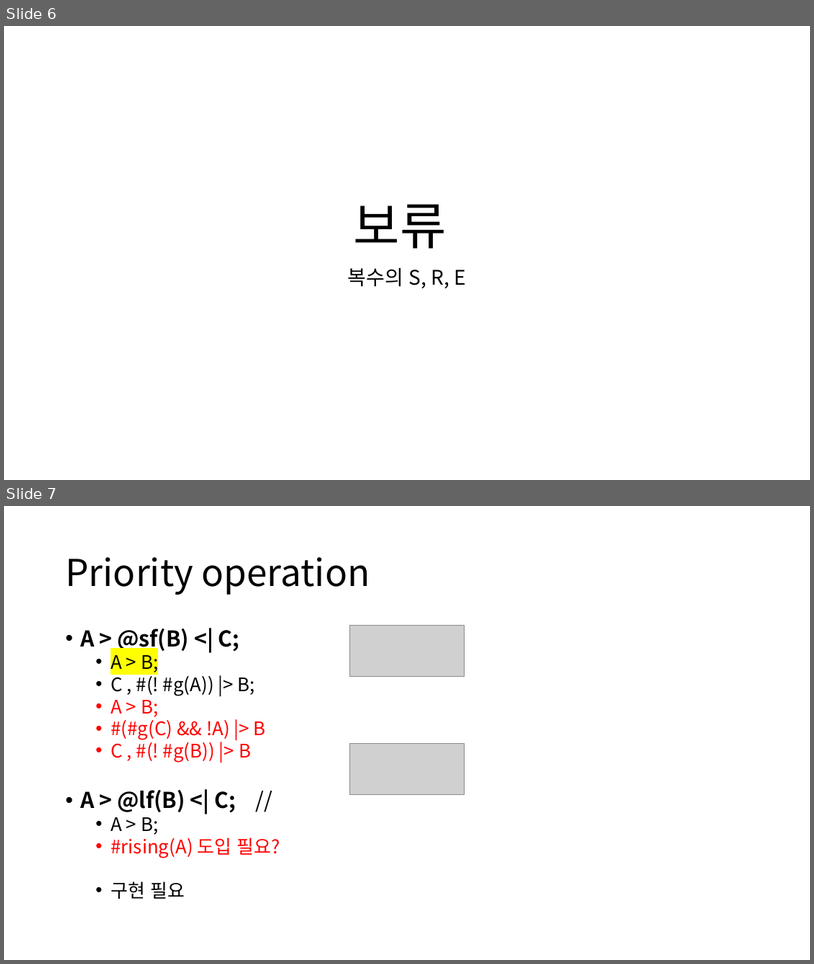
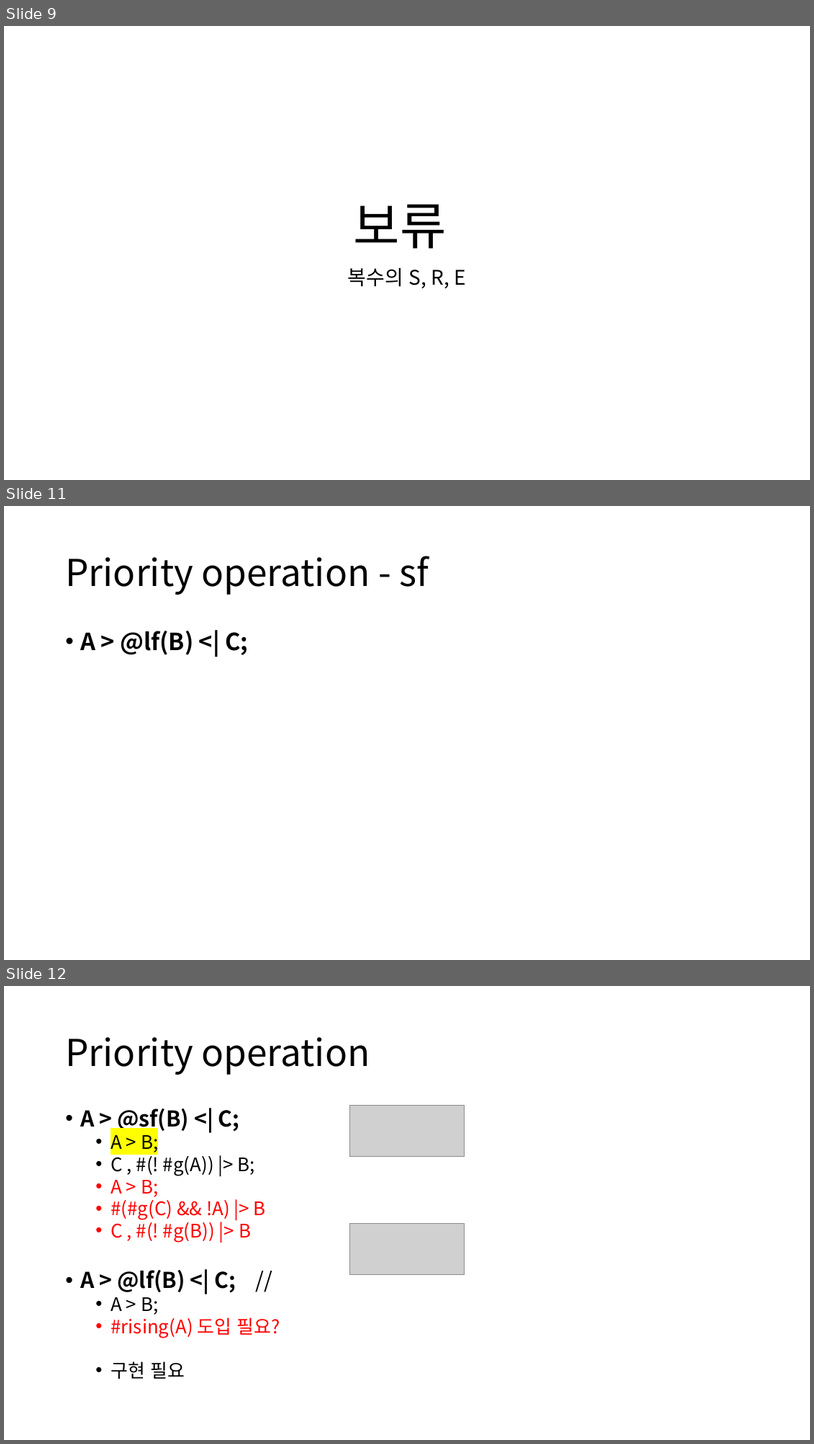
Before and after one commit to DualsoftDev/ds, a slide deck: Doc/PowerPoint/macro.pptx. Shown one above the other, each under a label of ours: slides 6 and 7 before the commit, slides 9, 11 and 12 after it; the slides between them are not shown. The pictures are 814x964 and 814x1444 pixels, drawn with LibreOffice and Linux fonts; fonts in the diff are those of the drawing; grey boxes stand for pictures. Boxes give left, top, right and bottom in pixels: in the first picture for what was removed or moved away, otherwise in the second. Text is boxed around its words. In the diff, an @@ line names an element or a change of style, - is before the commit and + after.

```diff
--- a/Doc/PowerPoint/macro.pptx
+++ b/Doc/PowerPoint/macro.pptx
@@ slide 11 added at bbox=[4, 506, 810, 960], background #FFFFFF @@
@@ title added at bbox=[65, 556, 429, 595], 44 pt, text #000000 @@
+Priority operation - sf
@@ text added at bbox=[80, 631, 248, 655], 28 pt, text #000000, bold @@
+• A > @lf(B) <| C;
@@ what was slide 6 is now slide 9 @@
@@ what was slide 7 is now slide 12 @@
```
Also in this commit, not shown: 5 slides changed, 5 other slides added.
